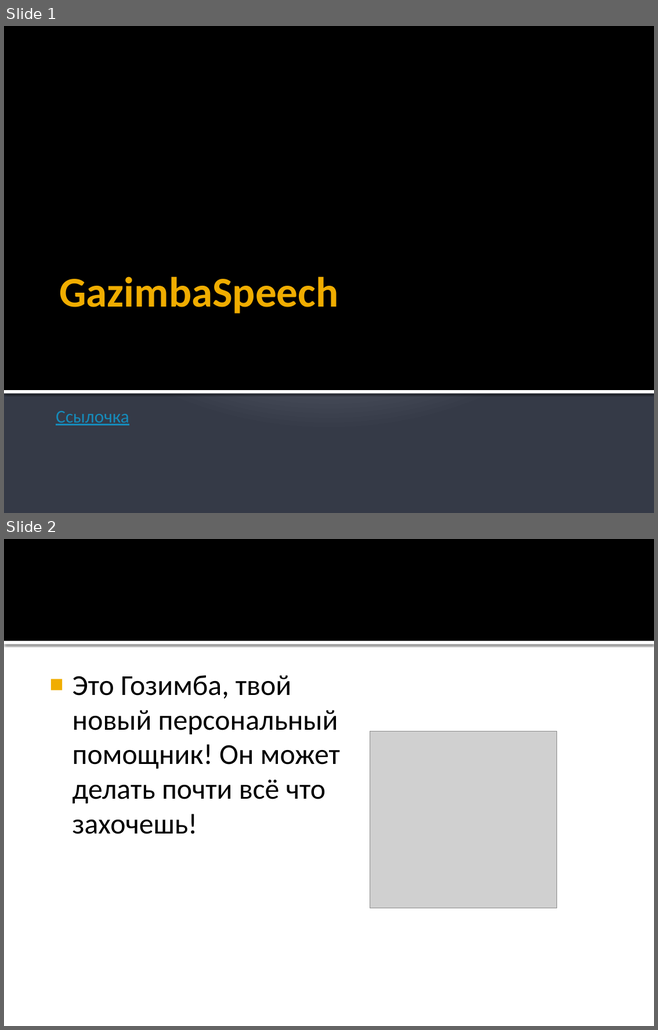
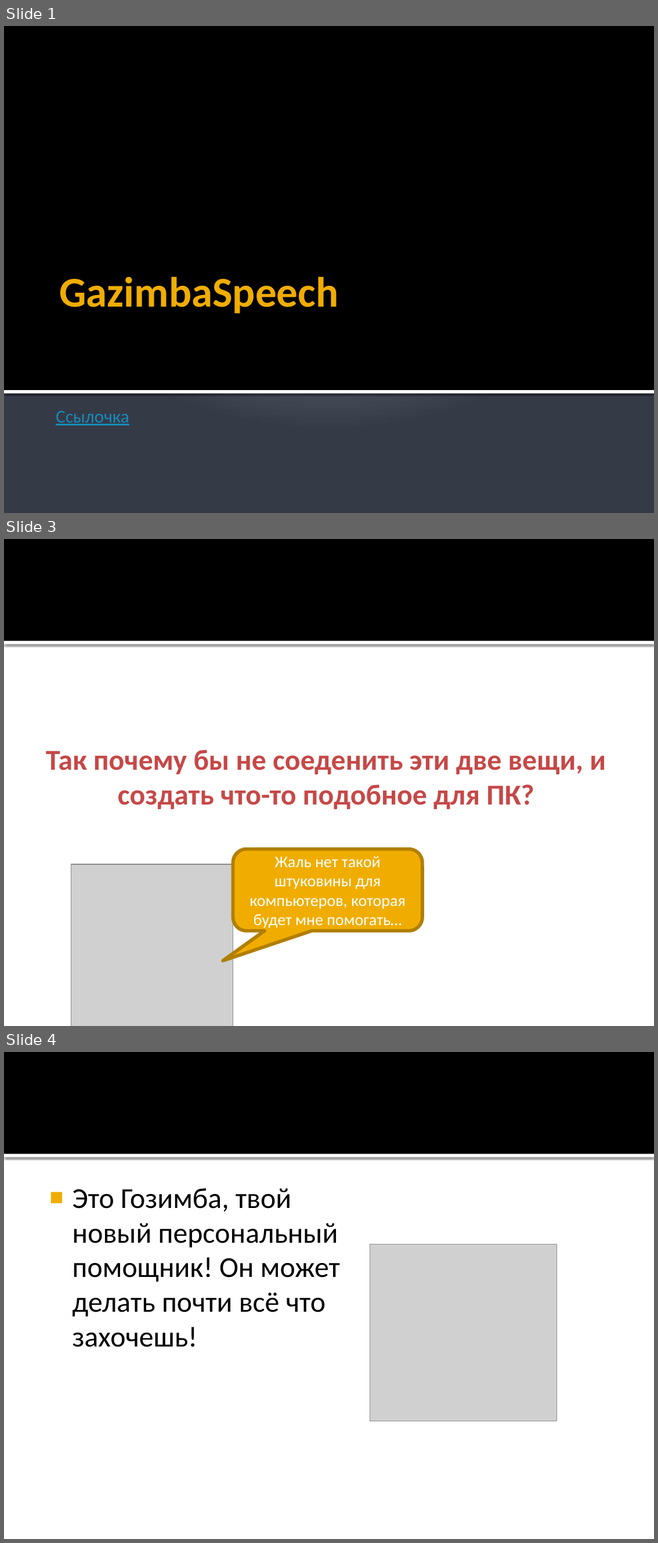
Before and after one commit to wentering/GazimbaSpeech, a slide deck: GazimbaSpeech-rus.pptx. Shown one above the other, each under a label of ours: slides 1 and 2 before the commit, slides 1, 3 and 4 after it; the slides between them are not shown. The pictures are 658x1030 and 658x1543 pixels, drawn with LibreOffice and Linux fonts; fonts in the diff are those of the drawing; grey boxes stand for pictures. Boxes give left, top, right and bottom in pixels: in the first picture for what was removed or moved away, otherwise in the second. Text is boxed around its words. In the diff, an @@ line names an element or a change of style, - is before the commit and + after.

Commit message:
New presentations :3

```diff
--- a/GazimbaSpeech-rus.pptx
+++ b/GazimbaSpeech-rus.pptx
@@ slide 3 added at (4, 539, 654, 1026), background #FFFFFF; not listed: 2 template elements that a slide beside it also shows @@
@@ title added at (46, 750, 605, 809), 32 pt, text #C64847, bold @@
+Так почему бы не соеденить эти две вещи, и создать что-то подобное для ПК?
@@ rounded speech box added at (233, 849, 422, 931), fill #F0AD00, outline #B28000 3.78 pt, 18 pt, text #FFFFFF @@
+Жаль нет такой штуковины для компьютеров, которая будет мне помогать…
@@ picture added at (71, 864, 233, 1026) @@
@@ what was slide 2 is now slide 4 @@
```
Also in this commit, not shown: 2 other slides added, 1 other file.
